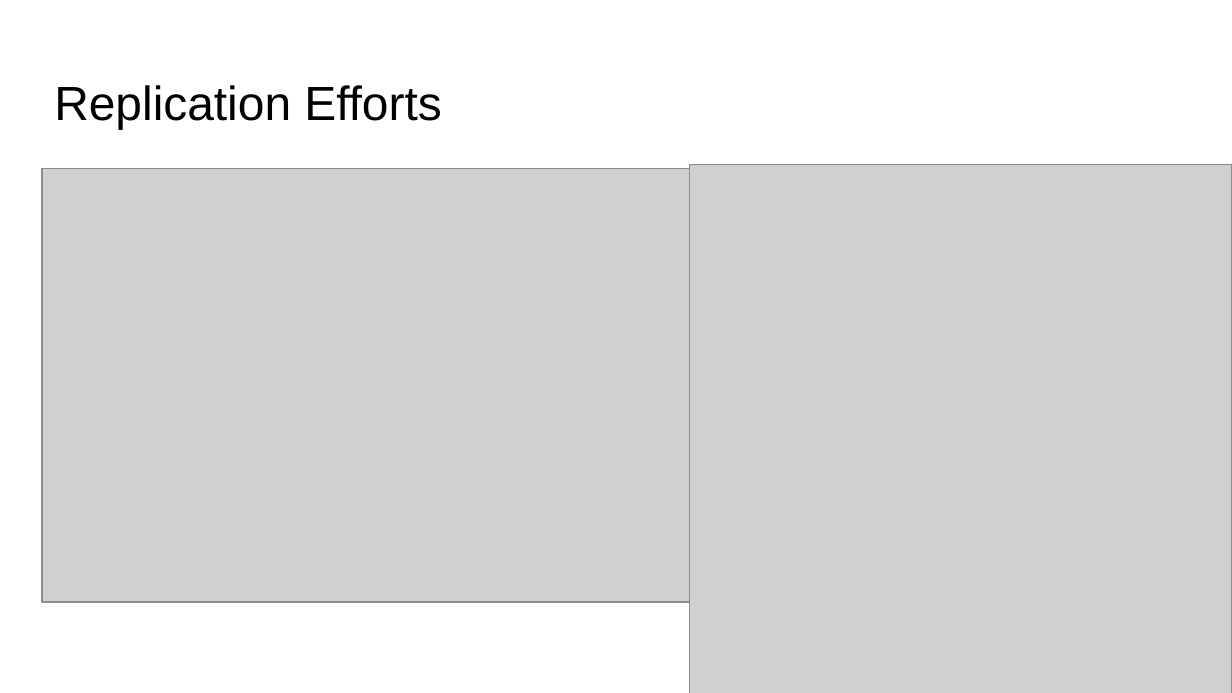
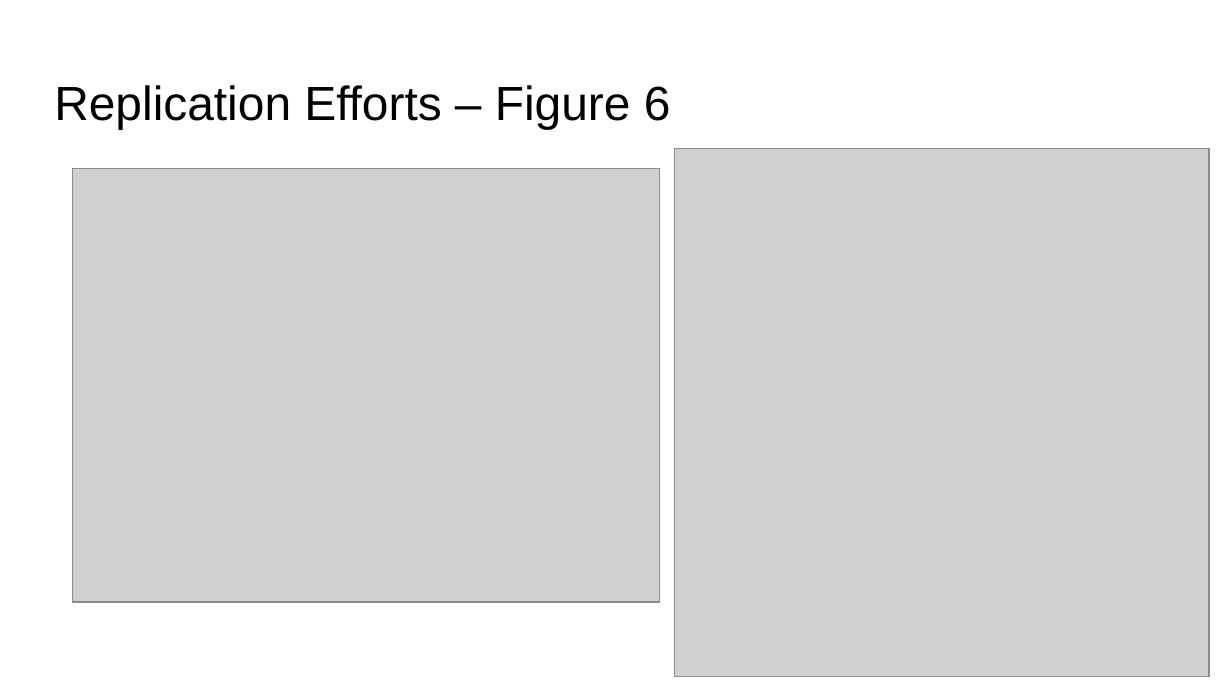
Before and after one commit to UW-MSDS-DATA-598-Reproducibility-WI20/delafuente-rhodes-solorio-srivastava-weatherly-replication-project, a slide deck: slide 7 of analysis/Presentation.pptx. Drawn at 1232x693 pixels with LibreOffice and Linux fonts; fonts in the diff are those of the drawing; grey boxes stand for pictures. Boxes give left, top, right and bottom in pixels: in the first picture for what was removed or moved away, otherwise in the second. Text is boxed around its words. In the diff, an @@ line names an element or a change of style, - is before the commit and + after.

Commit message:
Figures added to folder and final presentation update

```diff
--- a/analysis/Presentation.pptx
+++ b/analysis/Presentation.pptx
@@ title at (x1=54, y1=85, x2=671, y2=129): text changed @@
-Replication Efforts
+Replication Efforts – Figure 6
@@ picture resized from (x1=690, y1=165, x2=1232, y2=693) to (x1=675, y1=148, x2=1210, y2=676) @@
@@ picture resized from (x1=42, y1=169, x2=690, y2=602) to (x1=73, y1=169, x2=659, y2=602) @@
```
Also in this commit, not shown: 5 other slides changed, 5 other files.
